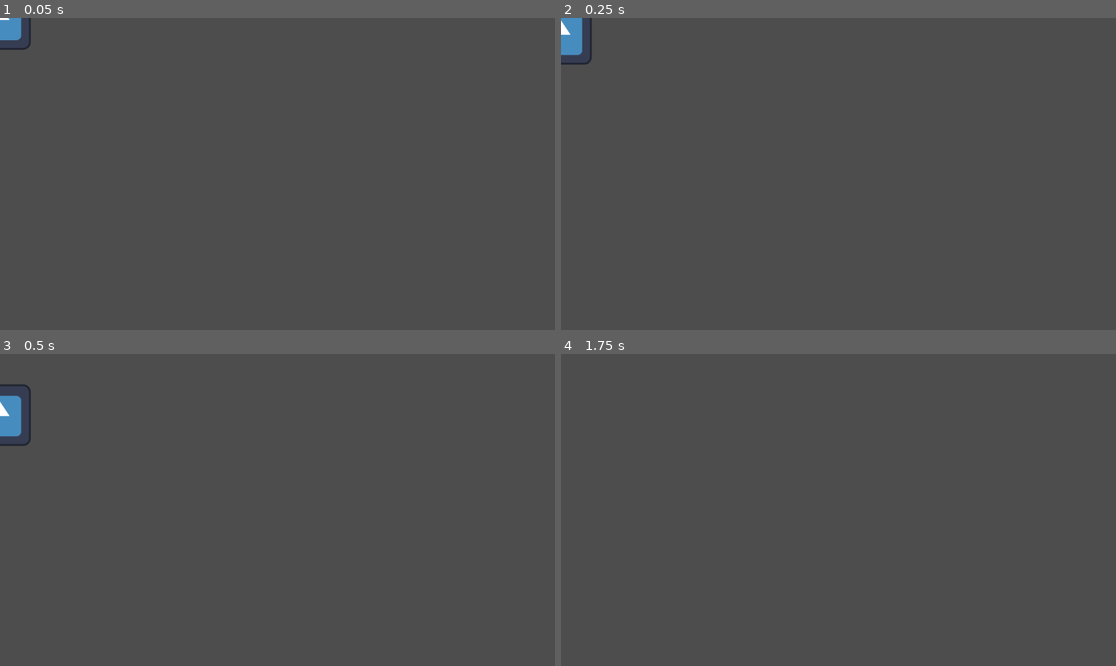
Above: before the commit, frames 1-4 (two rows, left to right).
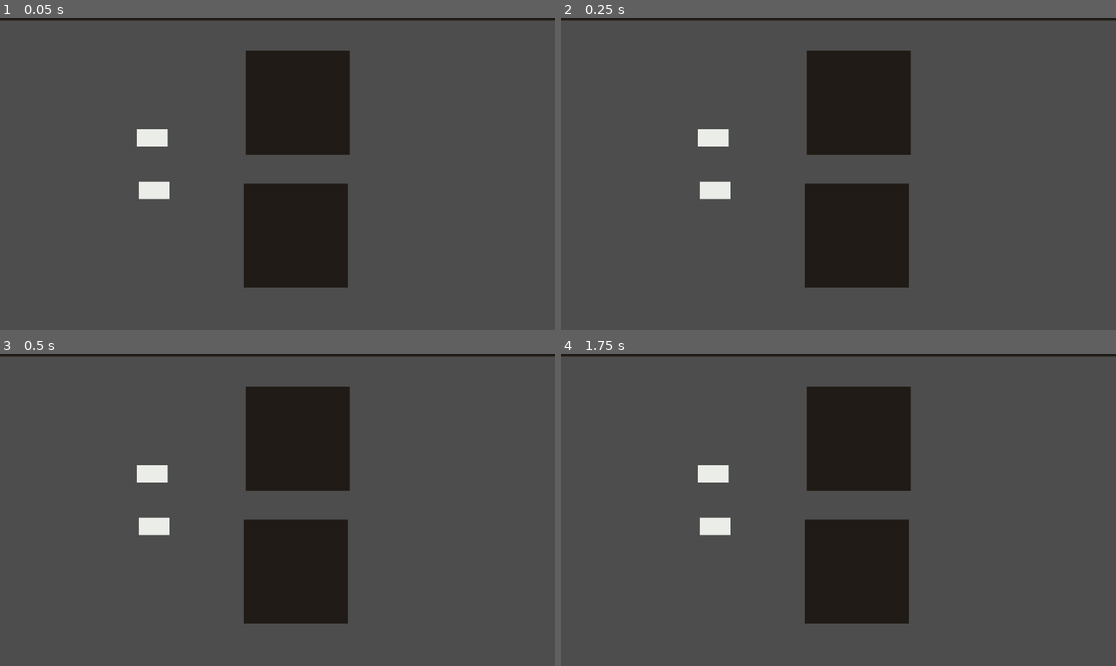
Above: after the commit, the same moments.

Repository: olivernorred/studio-nogg-ludum-dare
Game: Godot game, scene res://scenes/world.tscn
Same seed, same stepped clock (60 frames per second), same inputs: the game is played once before the commit and once after it. The engine's default icon, where the game draws it, is replaced by a stand-in: a white triangle on a blue panel in a dark square.
Inputs (mouse positions are in pixels of both pictures, inside the frame that each line leads up to):
- Up to frame 1 (0.05 s): no input
- Up to frame 2 (0.25 s): no input
- Up to frame 3 (0.5 s): no input
- Up to frame 4 (1.75 s): tap Enter (ui_accept) at 0.5, 0.77, 1.52 s; move the mouse to (960, 494) at 0.52 s; hold Right (ui_right) from 0.53 s (still down); click (960, 494) at 0.67 s; move the mouse to (727, 525) at 1.27 s; click (727, 525) at 1.42 s

The runs differ from the first frame. In frame 1, 14% of the frame differs, in the area x 0-100%, y 0-87%; in frame 2, 15%; in frame 3, 15%; in frame 4, 14%.

Commit message:
car code v1

Diff:
--- /dev/null
+++ b/Studio Nogg/scenes/car.tscn
@@ -0,0 +1,27 @@
+[gd_scene load_steps=5 format=3 uid="uid://bedgbgwsu3eac"]
+
+[ext_resource type="Script" path="res://scripts/car.gd" id="1_0a7ni"]
+[ext_resource type="Texture2D" uid="uid://44brmeh10a8f" path="res://sprites/whitesquare.png" id="2_8p4kc"]
+
+[sub_resource type="RectangleShape2D" id="RectangleShape2D_h2wor"]
+size = Vector2(64, 36)
+
+[sub_resource type="RectangleShape2D" id="RectangleShape2D_fnrra"]
+size = Vector2(60, 32)
+
+[node name="Car" type="CharacterBody2D"]
+script = ExtResource("1_0a7ni")
+
+[node name="Sprite2D" type="Sprite2D" parent="."]
+scale = Vector2(1, 0.5625)
+texture = ExtResource("2_8p4kc")
+
+[node name="CollisionShape2D" type="CollisionShape2D" parent="."]
+shape = SubResource("RectangleShape2D_h2wor")
+
+[node name="ClickChecker" type="Area2D" parent="."]
+
+[node name="CollisionShape2D" type="CollisionShape2D" parent="ClickChecker"]
+shape = SubResource("RectangleShape2D_fnrra")
+
+[connection signal="input_event" from="ClickChecker" to="." method="_on_click_checker_input_event"]
--- a/Studio Nogg/scenes/player.tscn
+++ b/Studio Nogg/scenes/player.tscn
@@ -1,13 +1,13 @@
 [gd_scene load_steps=4 format=3 uid="uid://tclnfgg3powv"]
 
 [ext_resource type="Texture2D" uid="uid://dk2hw73nd0rci" path="res://icon.svg" id="1_dgnod"]
-[ext_resource type="Script" path="res://scenes/player.gd" id="1_ex634"]
+[ext_resource type="Script" path="res://scripts/player.gd" id="1_mjjbi"]
 
 [sub_resource type="RectangleShape2D" id="RectangleShape2D_uh5he"]
 size = Vector2(115, 117)
 
 [node name="Player" type="CharacterBody2D"]
-script = ExtResource("1_ex634")
+script = ExtResource("1_mjjbi")
 
 [node name="Sprite2D" type="Sprite2D" parent="."]
 texture = ExtResource("1_dgnod")
--- /dev/null
+++ b/Studio Nogg/scenes/wall.tscn
@@ -0,0 +1,15 @@
+[gd_scene load_steps=3 format=3 uid="uid://bf8vymefwolc4"]
+
+[ext_resource type="Texture2D" uid="uid://44brmeh10a8f" path="res://sprites/whitesquare.png" id="1_8bytu"]
+
+[sub_resource type="RectangleShape2D" id="RectangleShape2D_13yft"]
+size = Vector2(64, 64)
+
+[node name="Wall" type="StaticBody2D"]
+
+[node name="Sprite2D" type="Sprite2D" parent="."]
+modulate = Color(0.137255, 0.113725, 0.0941176, 1)
+texture = ExtResource("1_8bytu")
+
+[node name="CollisionShape2D" type="CollisionShape2D" parent="."]
+shape = SubResource("RectangleShape2D_13yft")
--- a/Studio Nogg/scenes/world.tscn
+++ b/Studio Nogg/scenes/world.tscn
@@ -1,7 +1,37 @@
-[gd_scene load_steps=2 format=3 uid="uid://bllghs4lerma6"]
+[gd_scene load_steps=3 format=3 uid="uid://bllghs4lerma6"]
 
-[ext_resource type="PackedScene" uid="uid://tclnfgg3powv" path="res://scenes/player.tscn" id="1_fekfk"]
+[ext_resource type="PackedScene" uid="uid://bedgbgwsu3eac" path="res://scenes/car.tscn" id="1_jmupw"]
+[ext_resource type="PackedScene" uid="uid://bf8vymefwolc4" path="res://scenes/wall.tscn" id="2_fd45m"]
 
 [node name="World" type="Node2D"]
 
-[node name="Player" parent="." instance=ExtResource("1_fekfk")]
+[node name="Car" parent="." instance=ExtResource("1_jmupw")]
+position = Vector2(316, 249)
+active = true
+
+[node name="Car2" parent="." instance=ExtResource("1_jmupw")]
+position = Vector2(320, 358)
+
+[node name="Wall" parent="." instance=ExtResource("2_fd45m")]
+position = Vector2(599, -27)
+scale = Vector2(25, 1)
+
+[node name="Wall2" parent="." instance=ExtResource("2_fd45m")]
+position = Vector2(586, 681)
+scale = Vector2(25, 1)
+
+[node name="Wall3" parent="." instance=ExtResource("2_fd45m")]
+position = Vector2(-36, 246)
+scale = Vector2(1, 25)
+
+[node name="Wall5" parent="." instance=ExtResource("2_fd45m")]
+position = Vector2(618, 176)
+scale = Vector2(3.375, 3.375)
+
+[node name="Wall6" parent="." instance=ExtResource("2_fd45m")]
+position = Vector2(614, 452)
+scale = Vector2(3.375, 3.375)
+
+[node name="Wall4" parent="." instance=ExtResource("2_fd45m")]
+position = Vector2(1187, 351)
+scale = Vector2(1, 25)
--- /dev/null
+++ b/Studio Nogg/scripts/car.gd
@@ -0,0 +1,32 @@
+extends CharacterBody2D
+@export var active = false;
+
+const SPEED = 300.0
+const TURN_SPEED = 0.05
+# Get the gravity from the project settings to be synced with RigidBody nodes.
+
+var turn  = 0
+var direction = 0
+func _physics_process(delta):
+
+
+	if active:
+		var gear = Input.get_axis("ui_down", "ui_up")
+		if velocity.length() > SPEED/2:
+			turn = Input.get_axis("ui_left", "ui_right")
+			rotation += turn * TURN_SPEED
+		else:
+			turn = 0
+
+
+		# Get the input direction and handle the movement/deceleration.
+		# As good practice, you should replace UI actions with custom gameplay actions.
+		direction = rotation
+		velocity = Vector2.from_angle(direction) * SPEED * gear
+
+		move_and_collide(velocity*delta)
+
+
+func _on_click_checker_input_event(viewport, event, shape_idx):
+	if event is InputEventMouseButton and event.pressed:
+		active = !active
Renamed: Studio Nogg/scenes/player.gd -> Studio Nogg/scripts/player.gd
Binary file added: Studio Nogg/sprites/whitesquare.png
Not shown, added: Studio Nogg/sprites/whitesquare.png.import
